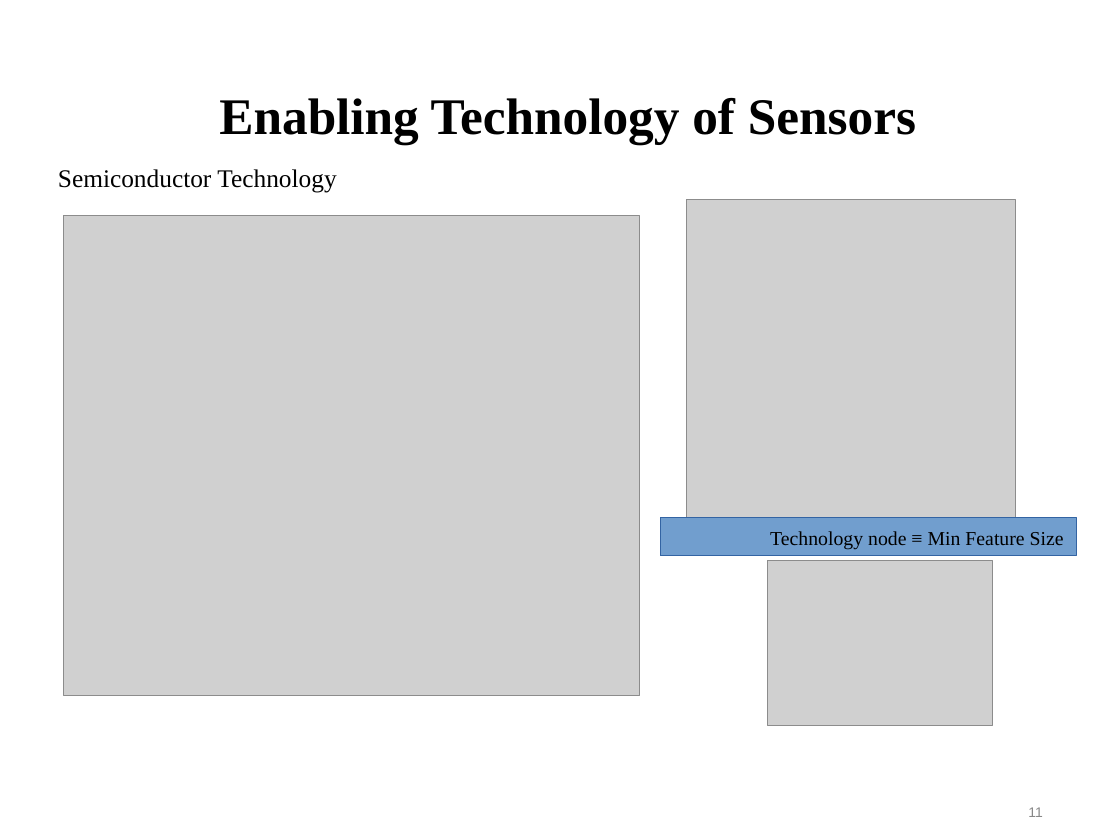
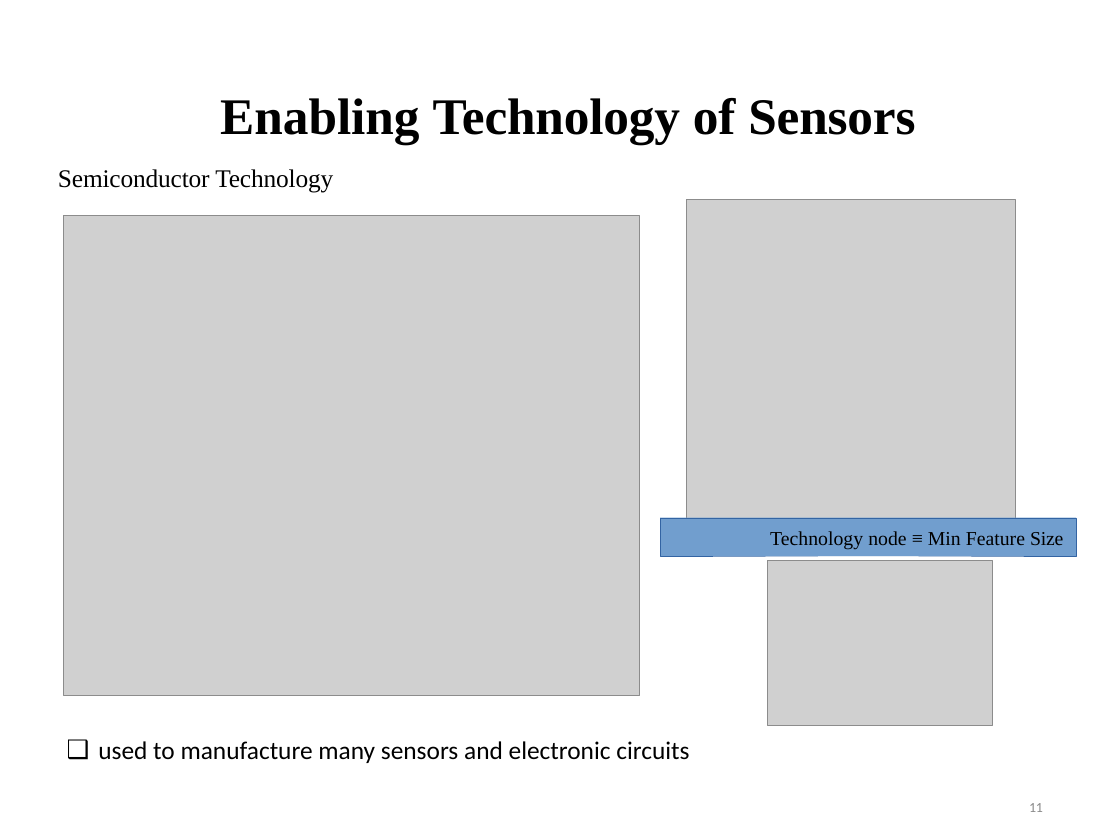
Before and after one commit to najnin26/Internet-of-Things-IoT, a slide deck: slide 11 of Chapter_5_IoT_device_components.pptx. Drawn at 1120x840 pixels with LibreOffice and Linux fonts; fonts in the diff are those of the drawing; grey boxes stand for pictures. Boxes give left, top, right and bottom in pixels: in the first picture for what was removed or moved away, otherwise in the second. Text is boxed around its words. In the diff, an @@ line names an element or a change of style, - is before the commit and + after.

```diff
--- a/Chapter_5_IoT_device_components.pptx
+++ b/Chapter_5_IoT_device_components.pptx
@@ title "Enabling Technology of Sensors" at (x1=220, y1=98, x2=915, y2=145): letter spacing 0 to -0.1 pt in "Technology Sensors"; more space between paragraphs @@
@@ text "Semiconductor Technology" at (x1=58, y1=169, x2=333, y2=193): letter spacing 0 to -0.1 pt; more space between paragraphs @@
@@ rectangle "Technology node ≡ Min Feature ..." at (x1=660, y1=518, x2=1076, y2=556): letter spacing 0 to -0.2 pt in "Size"; more space between paragraphs; outline #3364A3 0.75 pt to #3364A3 0.25 pt @@
@@ text added at (x1=98, y1=741, x2=689, y2=763), 18 pt, text #000000 @@
+❑ used to manufacture many sensors and electronic circuits
@@ page number at (x1=1029, y1=803, x2=1043, y2=812): font Arial to Calibri, text colour #888888 to #8C8C8C, letter spacing 0 to -0.2 pt; line spacing 2.32 to 20.9pt @@
```
Also in this commit, not shown: 57 other slides changed.
